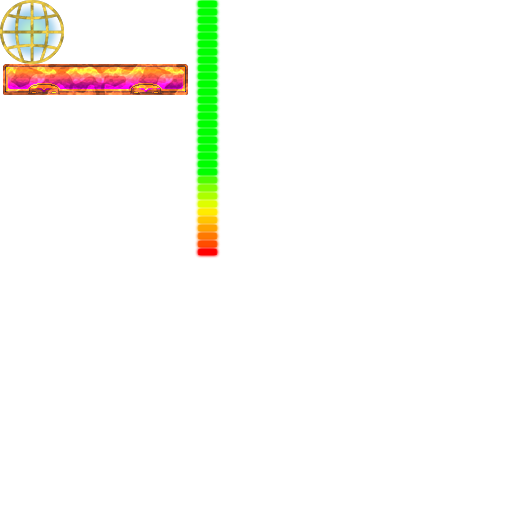
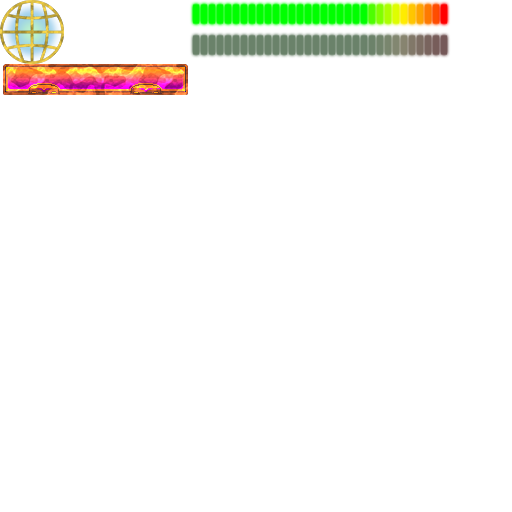
Layers edited between the first and the second 512x512 image:
added layer "Слой 15 копия" above "Слой 15" over (190, 31, 451, 59)
painted on "Слой 15" over (189, 0, 451, 259)
